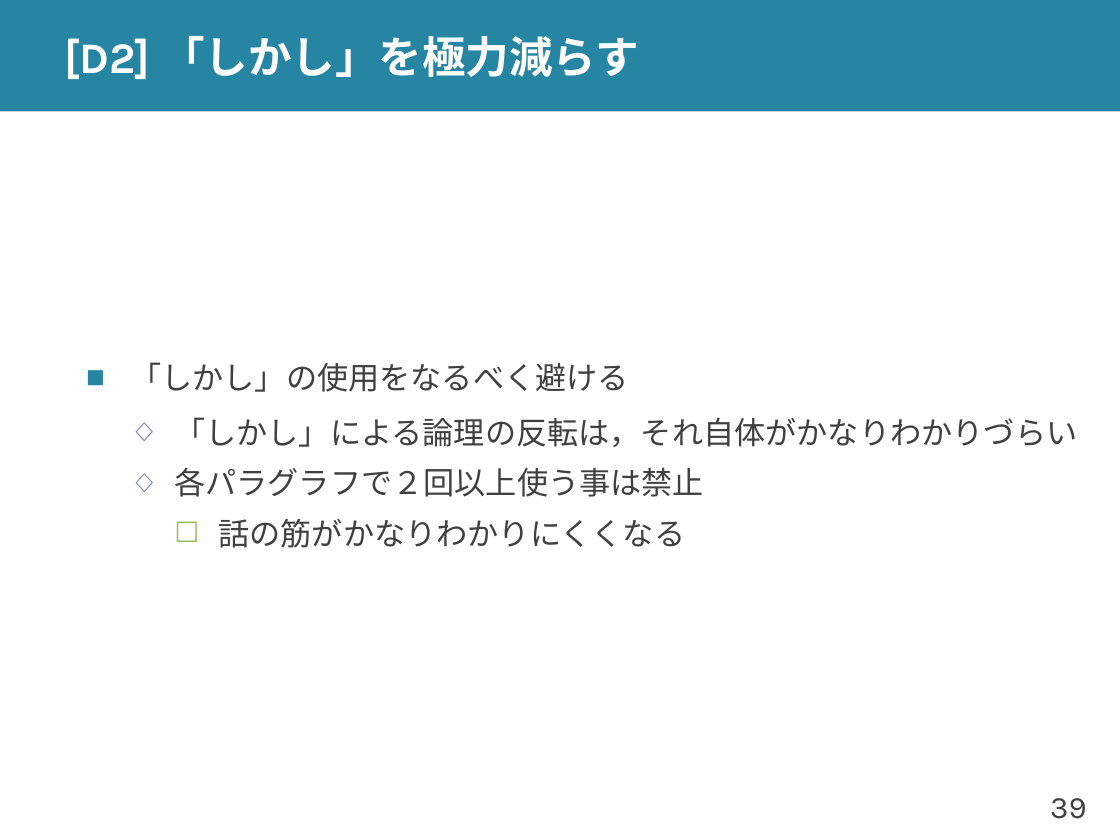
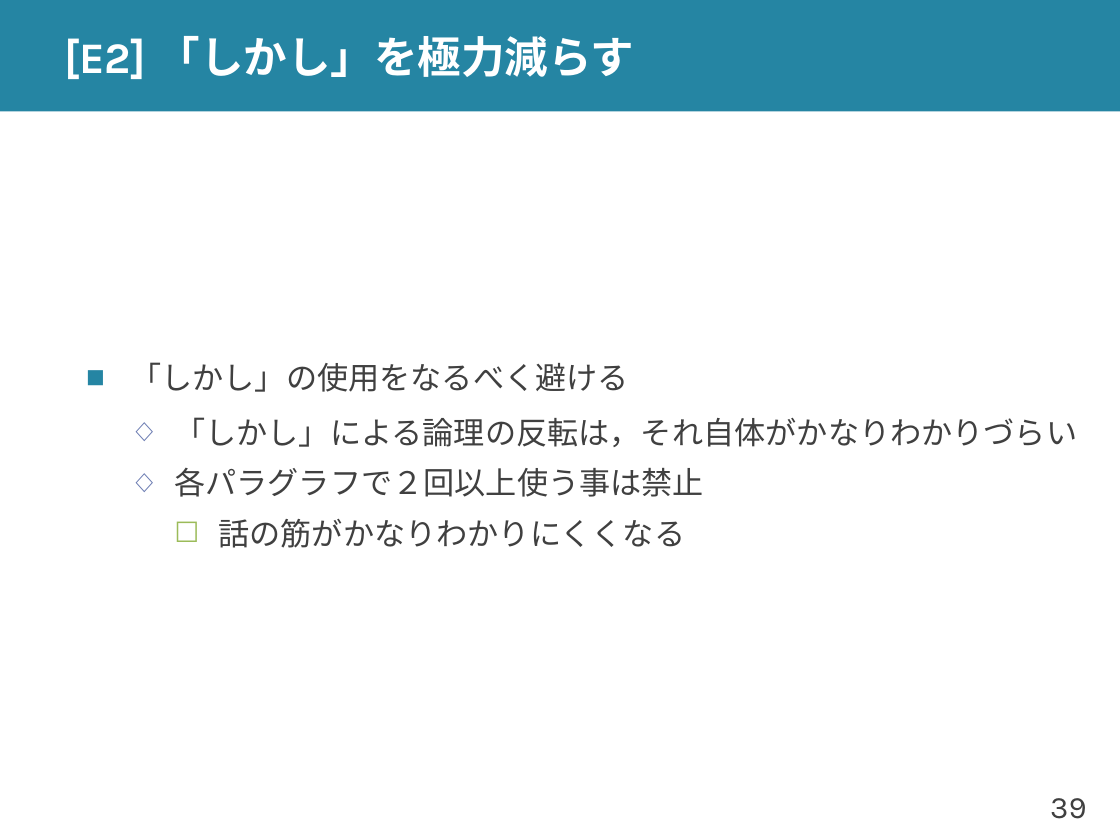
Before and after one commit to shioya-lab/how-to, a slide deck: slide 39 of writing.pptx. Drawn at 1120x840 pixels with LibreOffice and Linux fonts; fonts in the diff are those of the drawing. Boxes give left, top, right and bottom in pixels: in the first picture for what was removed or moved away, otherwise in the second. Text is boxed around its words. In the diff, an @@ line names an element or a change of style, - is before the commit and + after.

```diff
--- a/writing.pptx
+++ b/writing.pptx
@@ title at (x1=64, y1=36, x2=635, y2=79): text changed @@
-[D2] 「しかし」を極力減らす
+[E2] 「しかし」を極力減らす
```
Also in this commit, not shown: 10 other slides changed, 1 other file.
